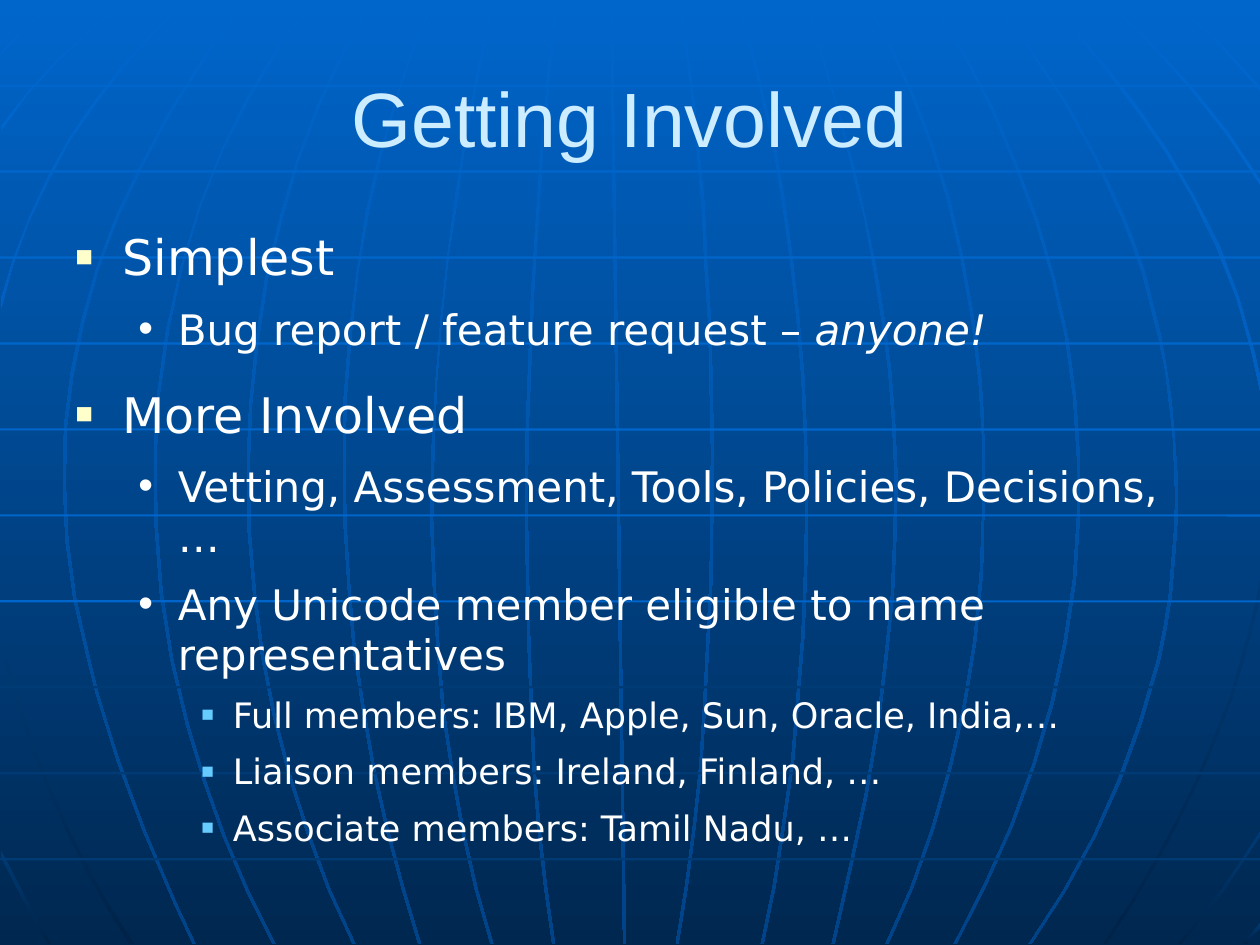
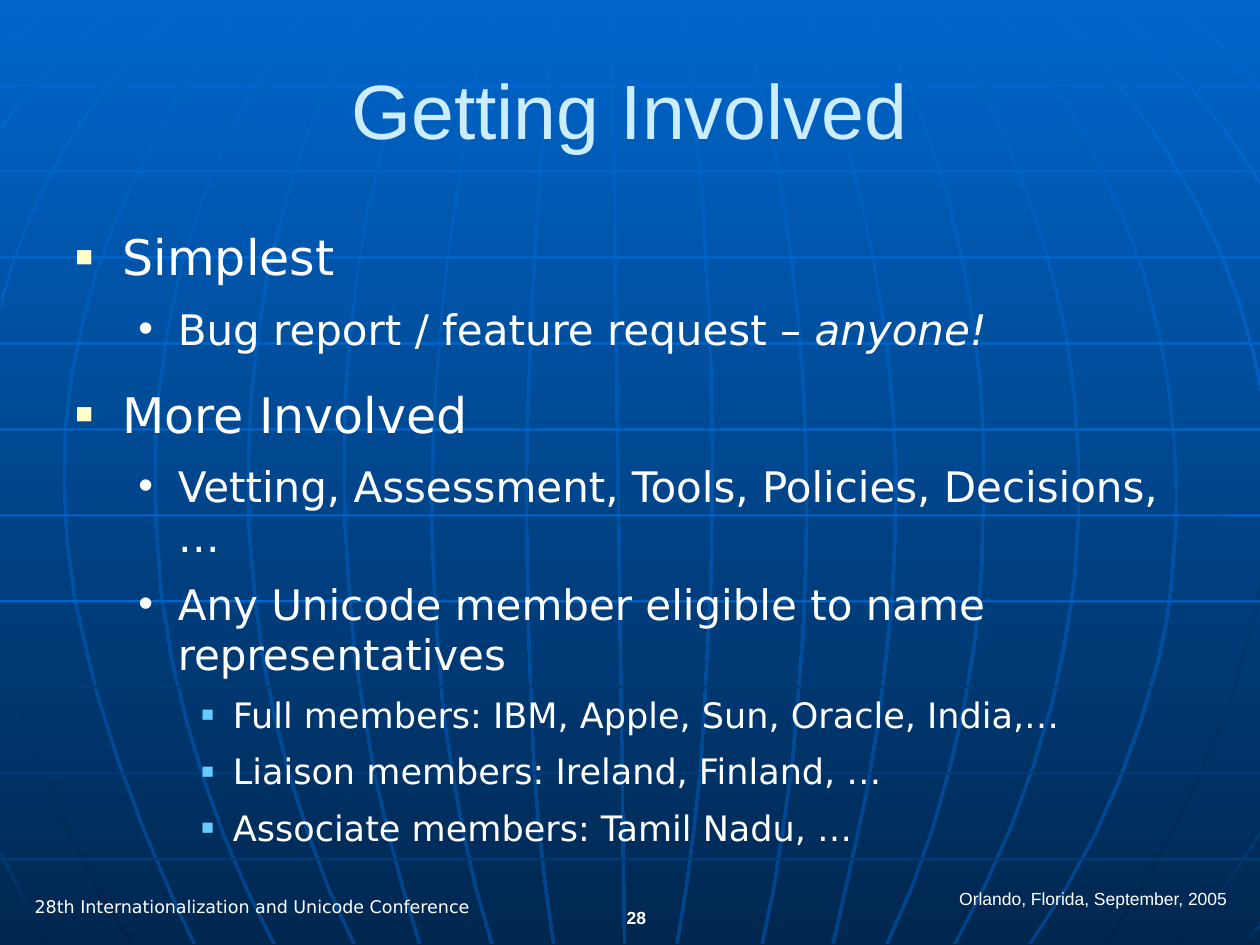
Before and after one commit to hanikesn/cldr, a slide deck: slide 28 of docs/presentations/cldr_overview.ppt (slide 17 before the commit). Drawn at 1260x945 pixels with LibreOffice and Linux fonts; fonts in the diff are those of the drawing. Boxes give left, top, right and bottom in pixels: in the first picture for what was removed or moved away, otherwise in the second. Text is boxed around its words. In the diff, an @@ line names an element or a change of style, - is before the commit and + after.

```diff
--- a/docs/presentations/cldr_overview.ppt
+++ b/docs/presentations/cldr_overview.ppt
@@ title "Getting Involved": place and size @@
-title "Getting Involved" at <box>352,91,908,162</box>
+title "Getting Involved" at <box>352,83,908,154</box>
@@ text added at <box>959,892,1227,910</box>, 10 pt, text #FFFFFF @@
+Orlando, Florida, September, 2005
@@ text added at <box>35,900,470,918</box>, 10 pt, text #FFFFFF @@
+28th Internationalization and Unicode Conference
@@ page number added at <box>627,912,646,924</box>, 10 pt, text #FFFFFF, bold @@
+28
```
Also in this commit, not shown: 14 other slides changed, 16 slides added, 5 slides removed.
